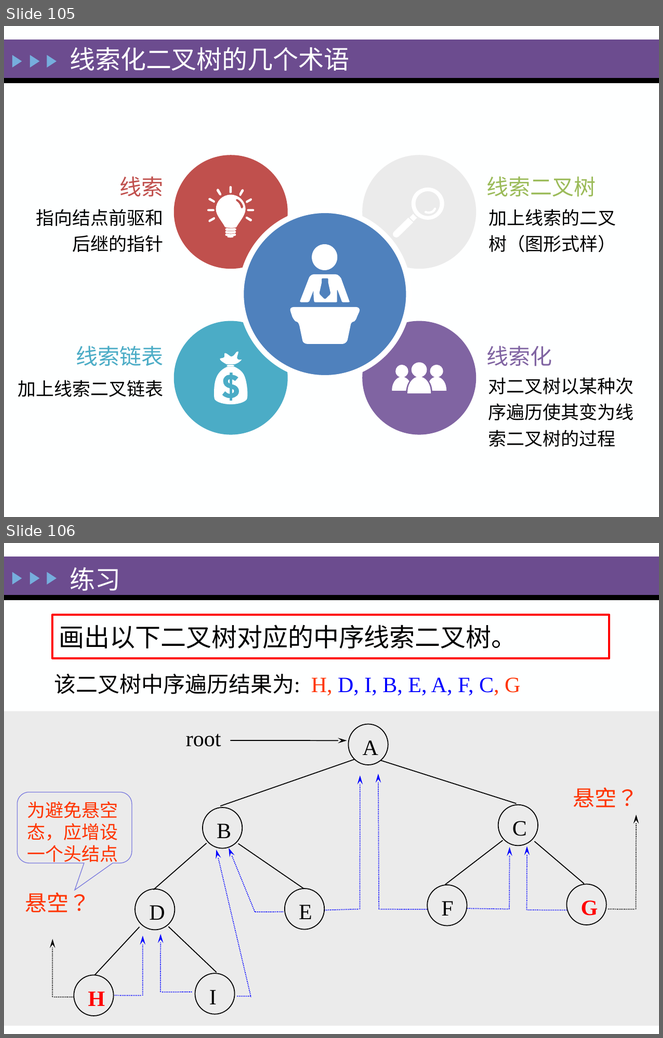
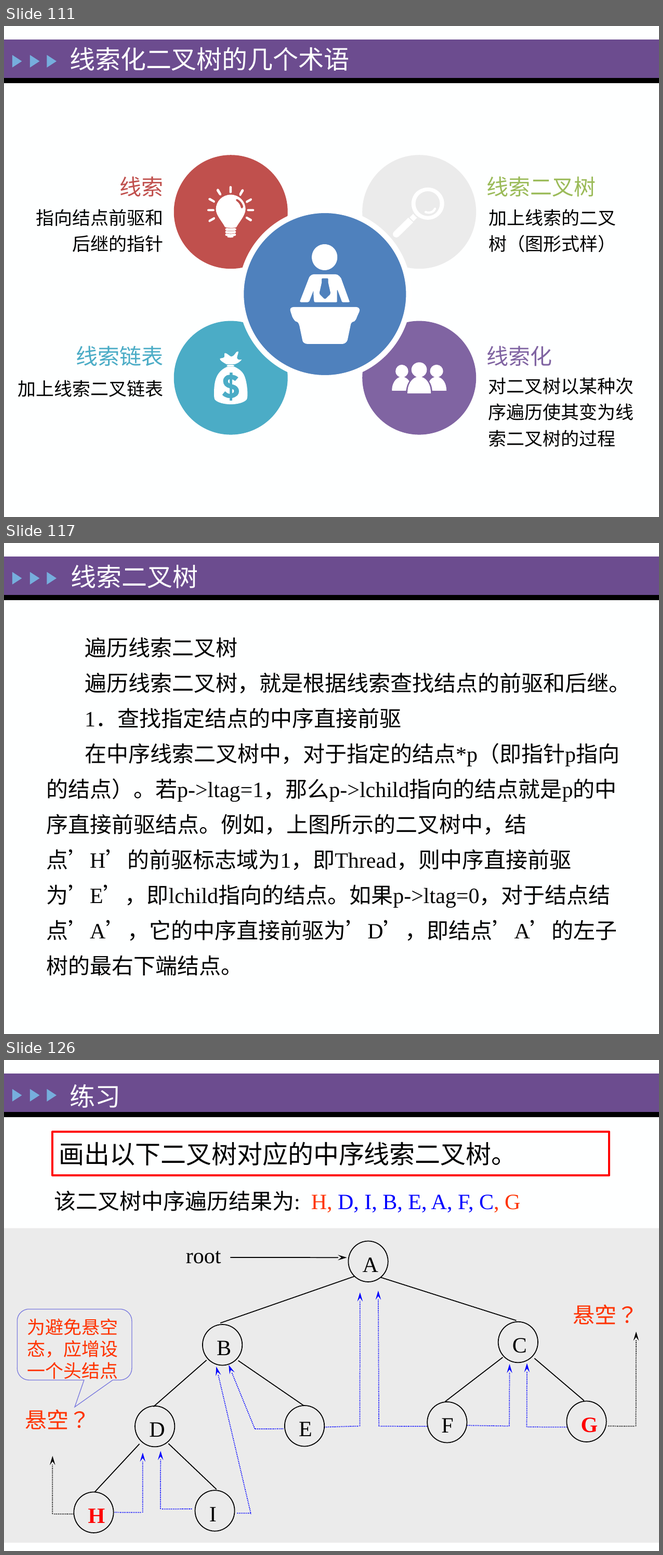
Before and after one commit to zeemeil/zeemeil.github.io, a slide deck: files/2025_1_DS/0402_DS_Tree.pptx. Shown one above the other, each under a label of ours: slides 105 and 106 before the commit, slides 111, 117 and 126 after it; the slides between them are not shown. The pictures are 663x1038 and 663x1555 pixels, drawn with LibreOffice and Linux fonts; fonts in the diff are those of the drawing. Boxes give left, top, right and bottom in pixels: in the first picture for what was removed or moved away, otherwise in the second. Text is boxed around its words. In the diff, an @@ line names an element or a change of style, - is before the commit and + after.

```diff
--- a/files/2025_1_DS/0402_DS_Tree.pptx
+++ b/files/2025_1_DS/0402_DS_Tree.pptx
@@ slide 117 added at (4, 543, 659, 1034), background #FEFFFF; not listed: 5 template elements that a slide beside it also shows @@
@@ title added at (71, 564, 198, 588), 28 pt, text #FEFFFF @@
+线索二叉树
@@ text added at (46, 637, 631, 976), 24 pt, text #000000 @@
+遍历线索二叉树
+遍历线索二叉树，就是根据线索查找结点的前驱和后继。
+1．查找指定结点的中序直接前驱
+在中序线索二叉树中，对于指定的结点*p（即指针p指向的结点）。若p->ltag=1，那么p->lchild指向的结点就是p的中序直接前驱结点。例如，上图所示的二叉树中，结点’H’的前驱标志域为1，即Thread，则中序直接前驱为’E’，即lchild指向的结点。如果p->ltag=0，对于结点结点’A’，它的中序直接前驱为’D’，即结点’A’的左子树的最右下端结点。
@@ what was slide 105 is now slide 111 @@
@@ what was slide 106 is now slide 126 @@
```
Also in this commit, not shown: 13 slides changed, 41 other slides added, 3 slides removed, 15 other files.
